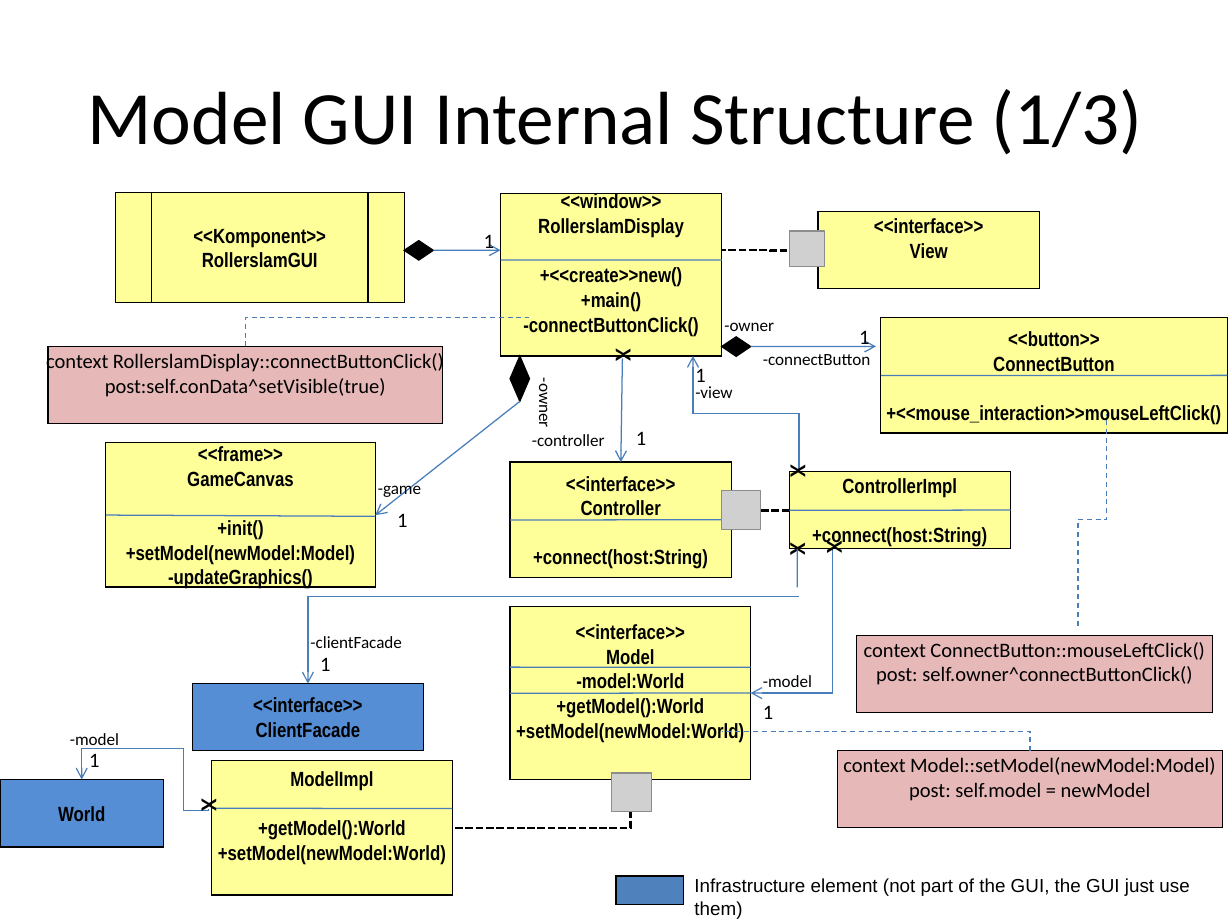
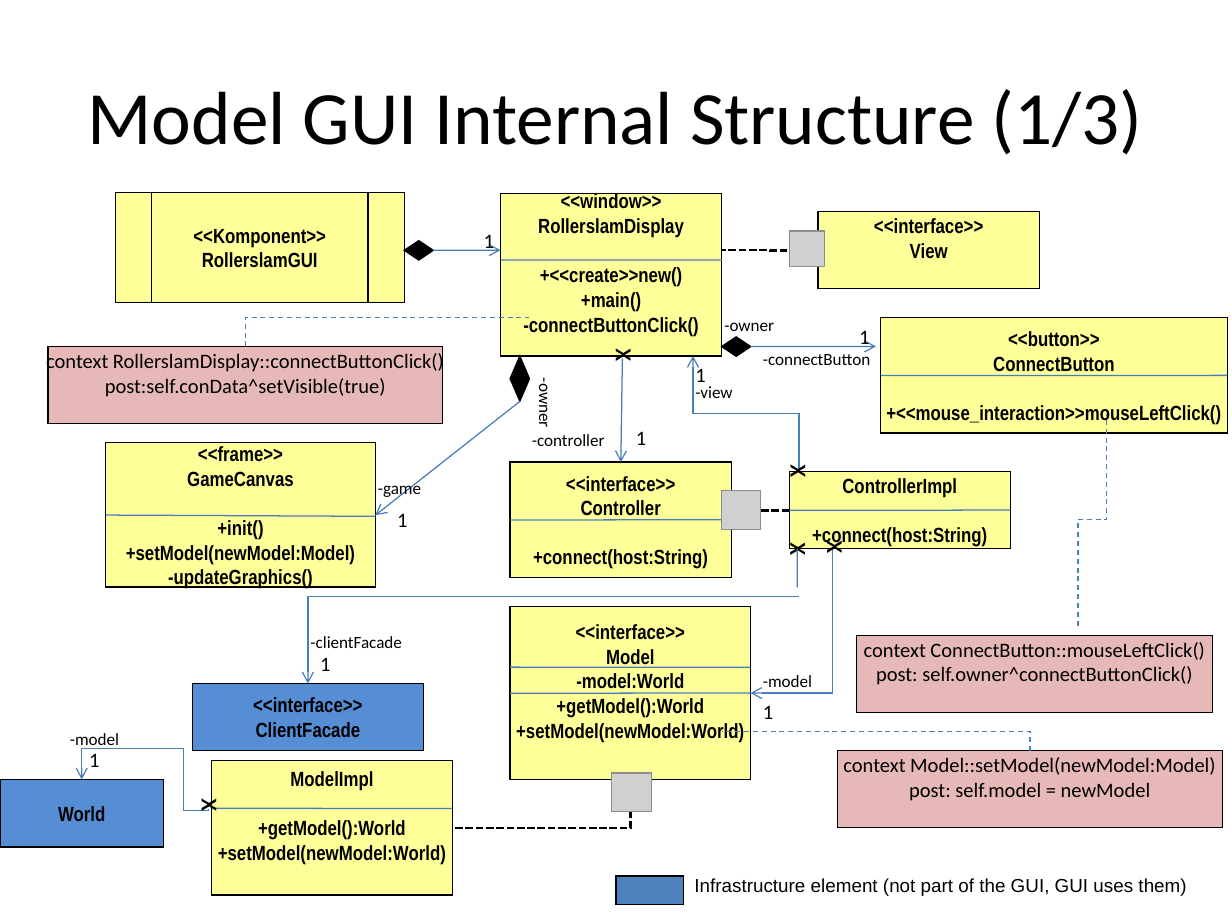
Before and after one commit to krishprince/rollerslam, a slide deck: slide 8 of docs/GUI/GUIModels_V.0.1.ppt (slide 7 before the commit). Drawn at 1232x924 pixels with LibreOffice and Linux fonts; fonts in the diff are those of the drawing; grey boxes stand for pictures. Boxes give left, top, right and bottom in pixels: in the first picture for what was removed or moved away, otherwise in the second. Text is boxed around its words. In the diff, an @@ line names an element or a change of style, - is before the commit and + after.

Commit message:
Removed display.jar (because it would never get updated); Added a very basic log system... It will be improved as soon as I can. Updated deployment diagram and gui modeling... Including the brand new ServerAdminGui ;) or whatever... Modified Marco Aurelio name on DumpWorldVisitor and RamificationWorldVisitor due to UTF-8 incompatibility, what wouldn't let my netbeans compile the classes.
More coming soon...

Weslei

```diff
--- a/docs/GUI/GUIModels_V.0.1.ppt
+++ b/docs/GUI/GUIModels_V.0.1.ppt
@@ text at (694,878,1186,896): text changed @@
-Infrastructure element (not part of the GUI, the GUI just use them)
+Infrastructure element (not part of the GUI, GUI uses them)
```
Also in this commit, not shown: 1 other slide changed, 4 slides added, 11 other files.
